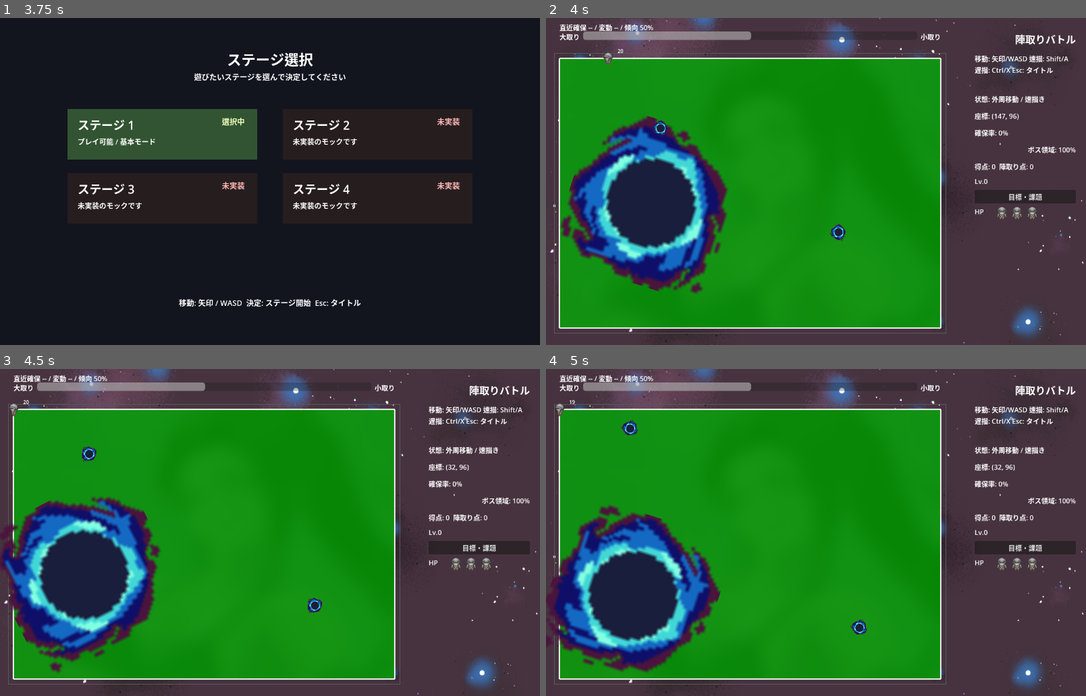
Above: before the commit, frames 1-4 (two rows, left to right).
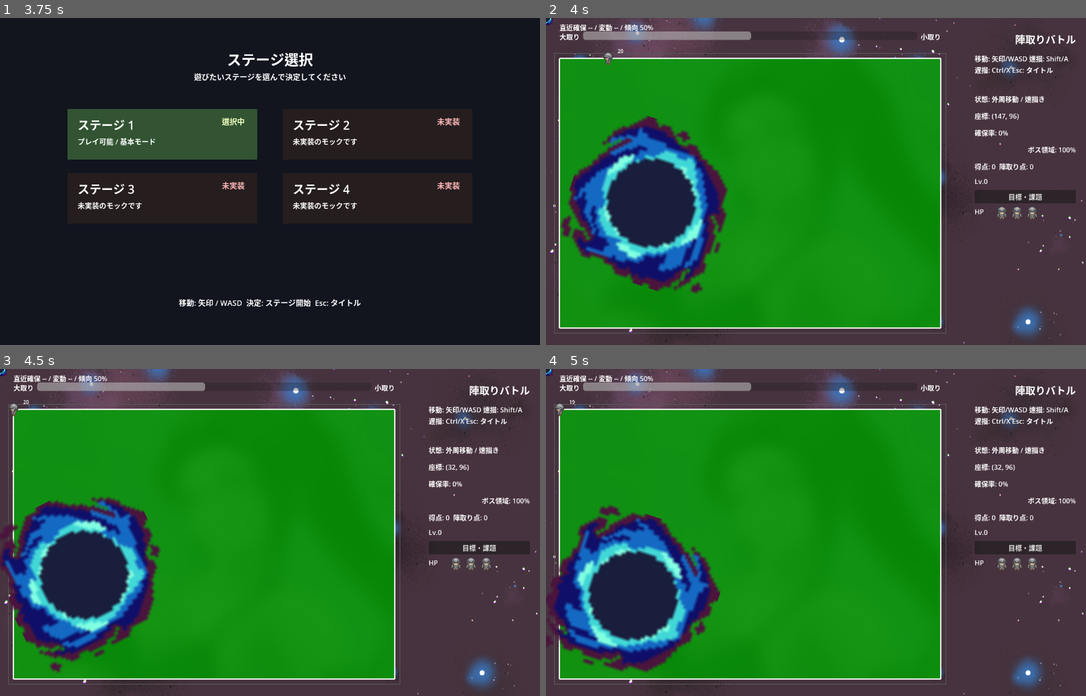
Above: after the commit, the same moments.

Repository: goenc/qix-project
Game: Godot game, scene res://scenes/title_main.tscn
Same seed, same stepped clock (60 frames per second), same inputs: the game is played once before the commit and once after it.
Inputs (mouse positions are in pixels of both pictures, inside the frame that each line leads up to):
- Up to frame 1 (3.75 s): tap Enter (qix_start) at 0.5, 1.25, 1.35, 2, 2.75, 3.5 s; move the mouse to (388, 165) at 0.52 s; hold Right (move_right) 0.53-1.28 s; tap Shift (qix_draw) at 0.6 s; click (388, 165) at 0.67 s; tap Space at 0.77, 1.52, 3.02 s; move the mouse to (162, 197) at 1.27 s; hold Down (move_down) 1.28-2.03 s; move the mouse to (324, 109) at 2.02 s; hold Right (move_right) 2.03-2.78 s; tap Ctrl at 2.1 s; move the mouse to (243, 246) at 2.77 s; hold Up (move_up) 2.78-3.53 s; tap 1 at 2.85 s; click (243, 246) at 2.92 s; move the mouse to (432, 230) at 3.52 s; hold Left (move_left) from 3.53 s (still down); tap 2 at 3.6 s
- Up to frame 2 (4 s): keep holding Left (move_left); tap Space at 3.77 s
- Up to frame 3 (4.5 s): keep holding Left (move_left); move the mouse to (108, 483) at 4.27 s; tap 3 at 4.35 s
- Up to frame 4 (5 s): keep holding Left (move_left); tap Space at 4.52 s

Frame 1 is identical in both runs. In frame 2, 0.2% of the frame differs, in the area x 0-56%, y 0-69%; in frame 3, 0.2%; in frame 4, 0.2%, in the area x 0-60%, y 0-82%.
Error after the commit: Parse Error: Cannot infer the type of "boss_position" variable because the value doesn't have a set type. (res://scripts/enemy/minor_enemy.gd:391)

Commit message:
雑魚敵のボス接触時反射処理を追加
ボスと雑魚が重なったまま通過しないよう、雑魚のみが反射・押し戻しされる接触判定を実装した。

変更点:
- base_boss 参照と _get_base_boss() を追加
- _resolve_boss_collision() で押し戻しと速度反射を処理
- _process() の位置更新直後3箇所でボス接触判定を呼び出し

確認内容:
- ボス移動処理は変更なし
- 外周・内周反射とプレイヤー攻撃判定は維持
- ボス半径は get_logical_capture_radius() を使用

Diff:
--- a/scripts/enemy/minor_enemy.gd
+++ b/scripts/enemy/minor_enemy.gd
@@ -17,6 +17,7 @@
 @onready var body: Sprite2D = $Body
 @onready var pick_area: Area2D = $PickArea
 @onready var base_player: Node = get_node_or_null("../BasePlayer")
+@onready var base_boss: Node = get_node_or_null("../BBOS")
 
 var playfield_rect: Rect2 = Rect2()
 var active_outer_loop: PackedVector2Array = PackedVector2Array()
@@ -83,6 +84,7 @@
 		)
 		if !bool(boundary_hit.get("hit", false)):
 			position = _ensure_position_inside_active_boundary(next_position, safe_radius, safe_epsilon)
+			_resolve_boss_collision(safe_radius, safe_epsilon)
 			_attempt_player_hit(segment_start, position, safe_radius)
 			return
 
@@ -95,6 +97,7 @@
 		velocity = _reflect_velocity(velocity, Vector2(boundary_hit.get("normal", Vector2.ZERO)))
 		position += Vector2(boundary_hit.get("normal", Vector2.ZERO)) * maxf(bounce_epsilon, 0.05)
 		position = _ensure_position_inside_active_boundary(position, safe_radius, safe_epsilon)
+		_resolve_boss_collision(safe_radius, safe_epsilon)
 		var travel_ratio := clampf(float(boundary_hit.get("travel_ratio", 1.0)), 0.0, 1.0)
 		remaining_time *= maxf(0.0, 1.0 - travel_ratio)
 		reflection_count += 1
@@ -102,6 +105,7 @@
 	if remaining_time > 0.0:
 		var segment_start := position
 		position = _ensure_position_inside_active_boundary(position + velocity * remaining_time, safe_radius, safe_epsilon)
+		_resolve_boss_collision(safe_radius, safe_epsilon)
 		_attempt_player_hit(segment_start, position, safe_radius)
 
 
@@ -365,6 +369,47 @@
 	return base_player
 
 
+func _get_base_boss() -> Node:
+	if is_instance_valid(base_boss):
+		return base_boss
+	base_boss = get_node_or_null("../BBOS")
+	return base_boss
+
+
+func _resolve_boss_collision(safe_radius: float, safe_epsilon: float) -> void:
+	var boss := _get_base_boss()
+	if !is_instance_valid(boss):
+		return
+
+	var minor_radius := _get_effective_collision_radius()
+	var boss_radius := 32.0
+	if boss.has_method("get_enemy_collision_radius"):
+		boss_radius = maxf(float(boss.call("get_enemy_collision_radius")), 0.0)
+	elif boss.has_method("get_logical_capture_radius"):
+		boss_radius = maxf(float(boss.call("get_logical_capture_radius")), 0.0)
+
+	var boss_position := boss.position
+	var offset := position - boss_position
+	var distance := offset.length()
+	var contact_distance := minor_radius + boss_radius
+	if distance >= contact_distance:
+		return
+
+	var normal := Vector2.ZERO
+	if distance <= 0.0001:
+		if velocity.length_squared() > 0.0001:
+			normal = -velocity.normalized()
+		else:
+			normal = Vector2.RIGHT
+	else:
+		normal = offset / distance
+
+	position = boss_position + normal * contact_distance
+	position = _ensure_position_inside_active_boundary(position, safe_radius, safe_epsilon)
+	velocity = _reflect_velocity(velocity, normal)
+	_reset_direction_change_timer()
+
+
 func _find_trail_hit(
 	from_point: Vector2,
 	to_point: Vector2,
